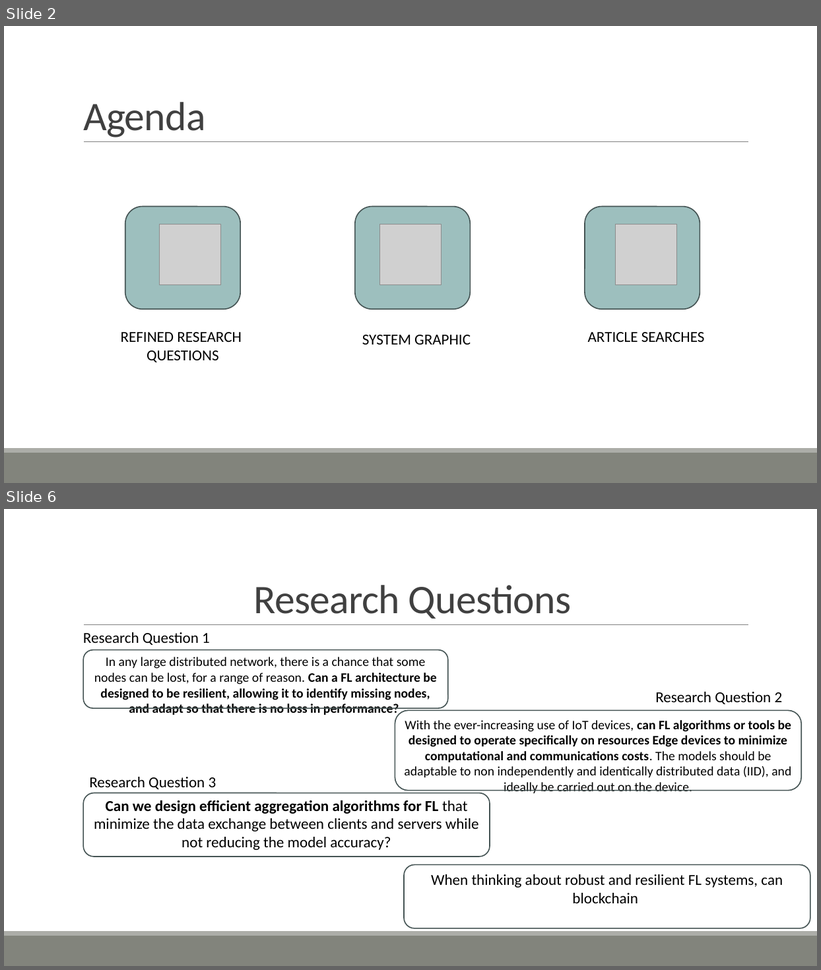
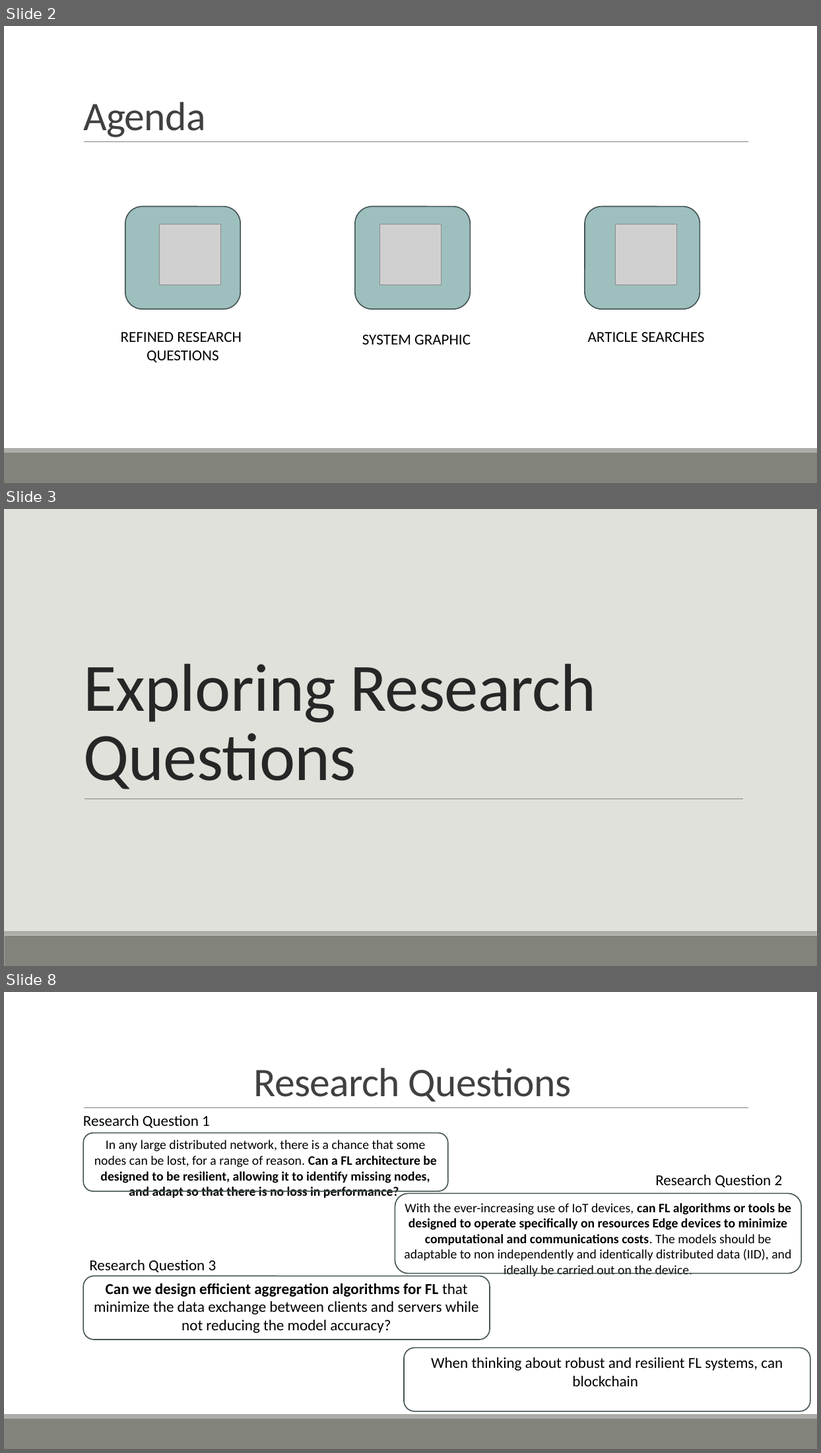
Before and after one commit to ofithcheallaigh/phd, a slide deck: Presentations/Supervisor Meetings/2024/Upcoming Meeting.pptx. Shown one above the other, each under a label of ours: slides 2 and 6 before the commit, slides 2, 3 and 8 after it; the slides between them are not shown. The pictures are 821x970 and 821x1453 pixels, drawn with LibreOffice and Linux fonts; fonts in the diff are those of the drawing; grey boxes stand for pictures. Boxes give left, top, right and bottom in pixels: in the first picture for what was removed or moved away, otherwise in the second. Text is boxed around its words. In the diff, an @@ line names an element or a change of style, - is before the commit and + after.

```diff
--- a/Presentations/Supervisor Meetings/2024/Upcoming Meeting.pptx
+++ b/Presentations/Supervisor Meetings/2024/Upcoming Meeting.pptx
@@ slide 3 added at bbox=[4, 509, 817, 966], background #E1E1DB; not listed: 2 template elements that a slide beside it also shows @@
@@ title added at bbox=[83, 663, 597, 789], 80 pt, text #262626 @@
+Exploring Research Questions
@@ line added from (85, 799) to (743, 799), #808080 0.5 pt @@
@@ what was slide 6 is now slide 8 @@
```
Also in this commit, not shown: 3 slides changed, 1 other slide added.
